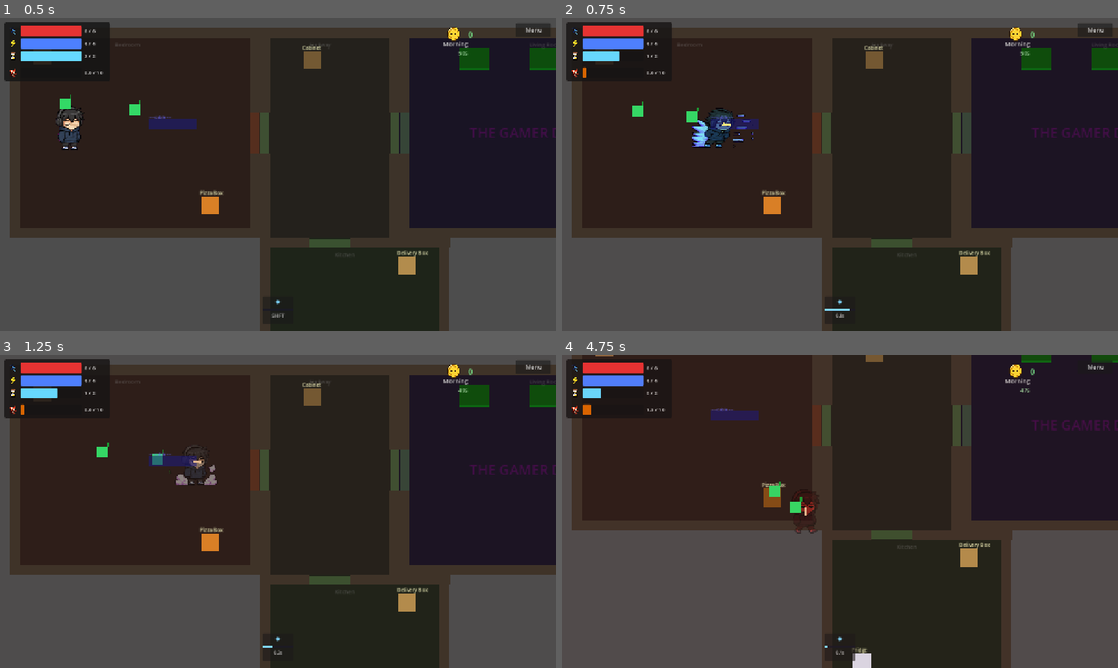
Above: before the commit, frames 1-4 (two rows, left to right).
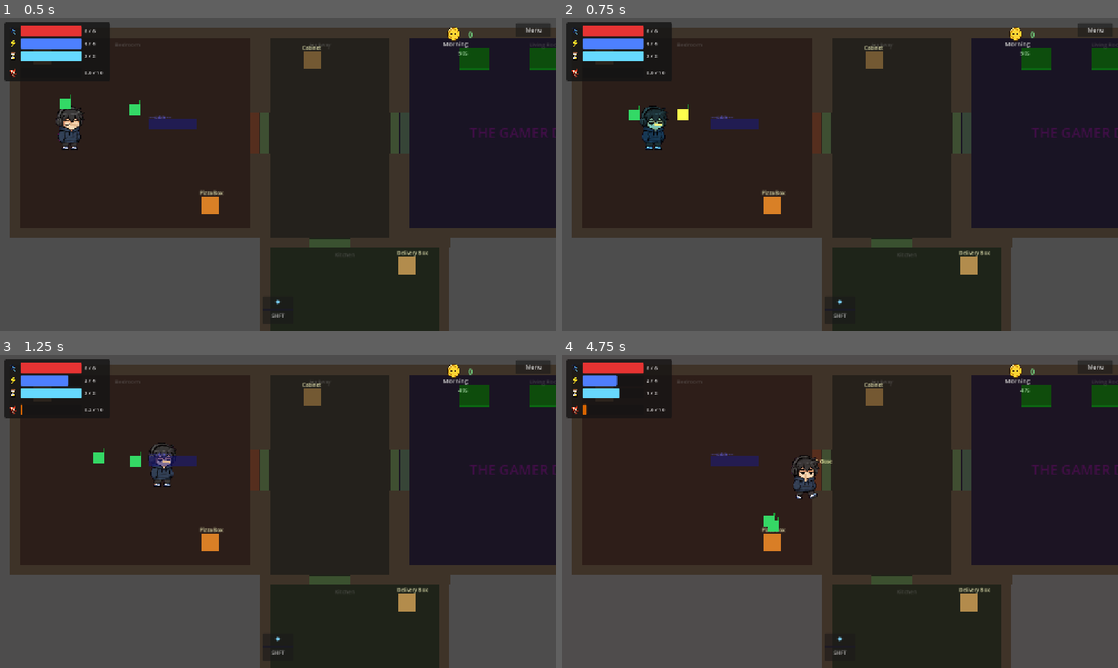
Above: after the commit, the same moments.

Repository: jonghunlee05/flatmate-from-hell
Game: Godot game, scene res://scenes/game/Game.tscn
Same seed, same stepped clock (60 frames per second), same inputs: the game is played once before the commit and once after it. This scene is started directly instead of the project's main scene.
Inputs (mouse positions are in pixels of both pictures, inside the frame that each line leads up to):
- Up to frame 1 (0.5 s): no input
- Up to frame 2 (0.75 s): tap Enter (ui_accept) at 0.5 s; move the mouse to (962, 158) at 0.52 s; hold D (move_right) from 0.53 s (still down); hold Shift from 0.53 s (still down); click (962, 158) at 0.67 s
- Up to frame 3 (1.25 s): keep holding D (move_right); keep holding Shift; tap Enter (ui_accept) at 0.77 s
- Up to frame 4 (4.75 s): release D (move_right) at 1.25 s; release Shift at 1.25 s; click "Menu" at 1.25 s; click "Resume" at 2 s; move the mouse to (728, 527) at 2.77 s; hold S (move_down) 2.78-3.53 s; tap Shift at 2.85, 3.8, 4.35 s; tap Enter (ui_accept) at 3.02, 4.52 s; move the mouse to (895, 442) at 3.52 s; hold D (move_right) 3.53-4.28 s; hold E 3.53-4.28 s; move the mouse to (812, 574) at 4.27 s; hold W (move_up) from 4.28 s (still down); click (812, 574) at 4.42 s

Frame 1 is identical in both runs. In frame 2, 1.6% of the frame differs, in the area x 3-52%, y 10-96%; in frame 3, 1.1%; in frame 4, 21%, in the area x 1-100%, y 0-100%.

Commit message:
Fix character movement lock and align skill trigger with lobby
- load_character now resets _skill_active and _skill_cooldown so switching
  characters mid-skill no longer freezes goblin/petty/peacekeeper
- StagePlayer skill trigger changed from SHIFT (held) to use_skill/Space
  (just_pressed), matching lobby exactly

Diff:
--- a/scripts/lobby/Player.gd
+++ b/scripts/lobby/Player.gd
@@ -537,5 +537,7 @@
 # ── Character loading ─────────────────────────────────────────────────────────
 
 func load_character(_path: String) -> void:
+	_skill_active   = false
+	_skill_cooldown = 0.0
 	CharacterManager.setup_sprite($AnimatedSprite2D)
 	_facing_right = true
--- a/scripts/stage1/StagePlayer.gd
+++ b/scripts/stage1/StagePlayer.gd
@@ -140,6 +140,11 @@
 		_update_arm()
 		return
 
+	# Skill — Space (same trigger as lobby)
+	if Input.is_action_just_pressed("use_skill") and _skill_cooldown <= 0.0:
+		_play_skill()
+		return
+
 	if _dodging:
 		_tick_dodge(delta)
 		_update_arm()
@@ -167,11 +172,7 @@
 
 	_update_arm()
 
-	# Skill — Shift key
-	if Input.is_physical_key_pressed(KEY_SHIFT) and _skill_cooldown <= 0.0 and not _skill_active:
-		_play_skill()
-
-	# Dodge — Space + direction
+	# Dodge — Space + direction (only when skill is on cooldown)
 	if Input.is_action_just_pressed("ui_accept") and dir != Vector2.ZERO:
 		_begin_dodge(dir)
 
